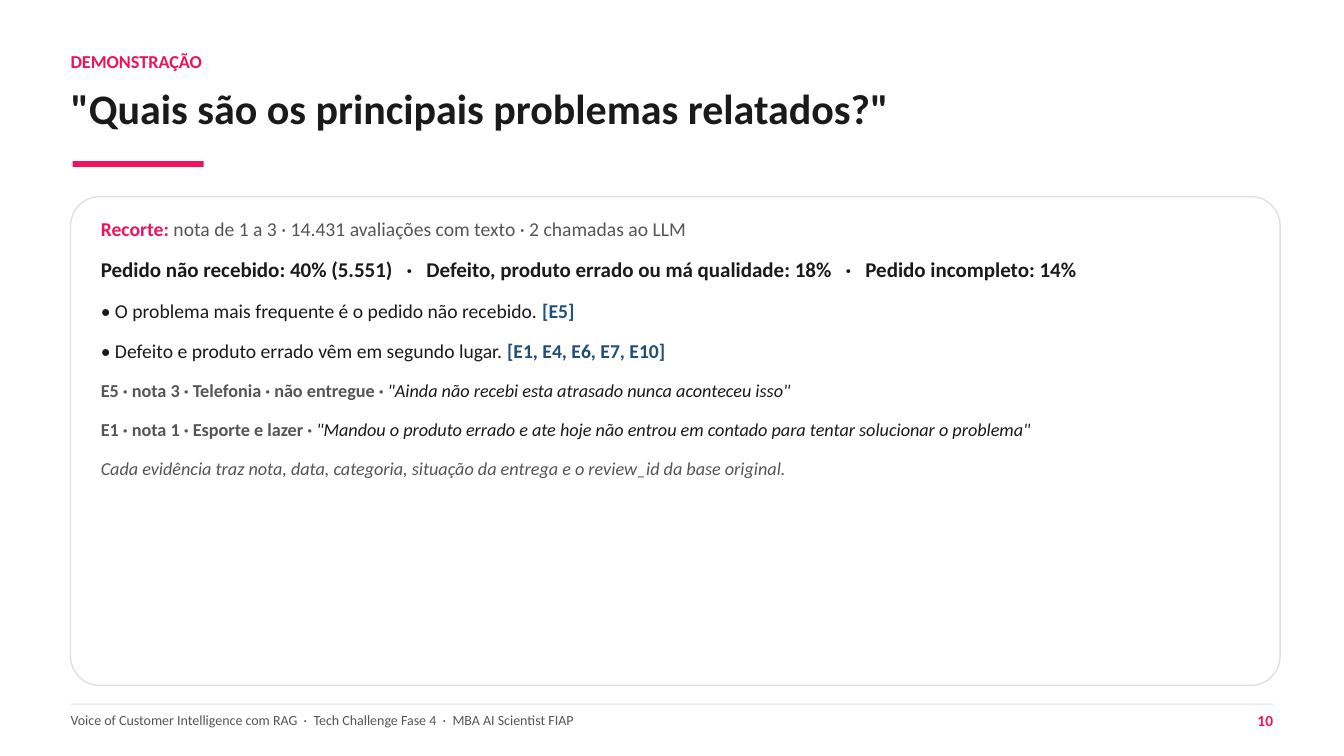
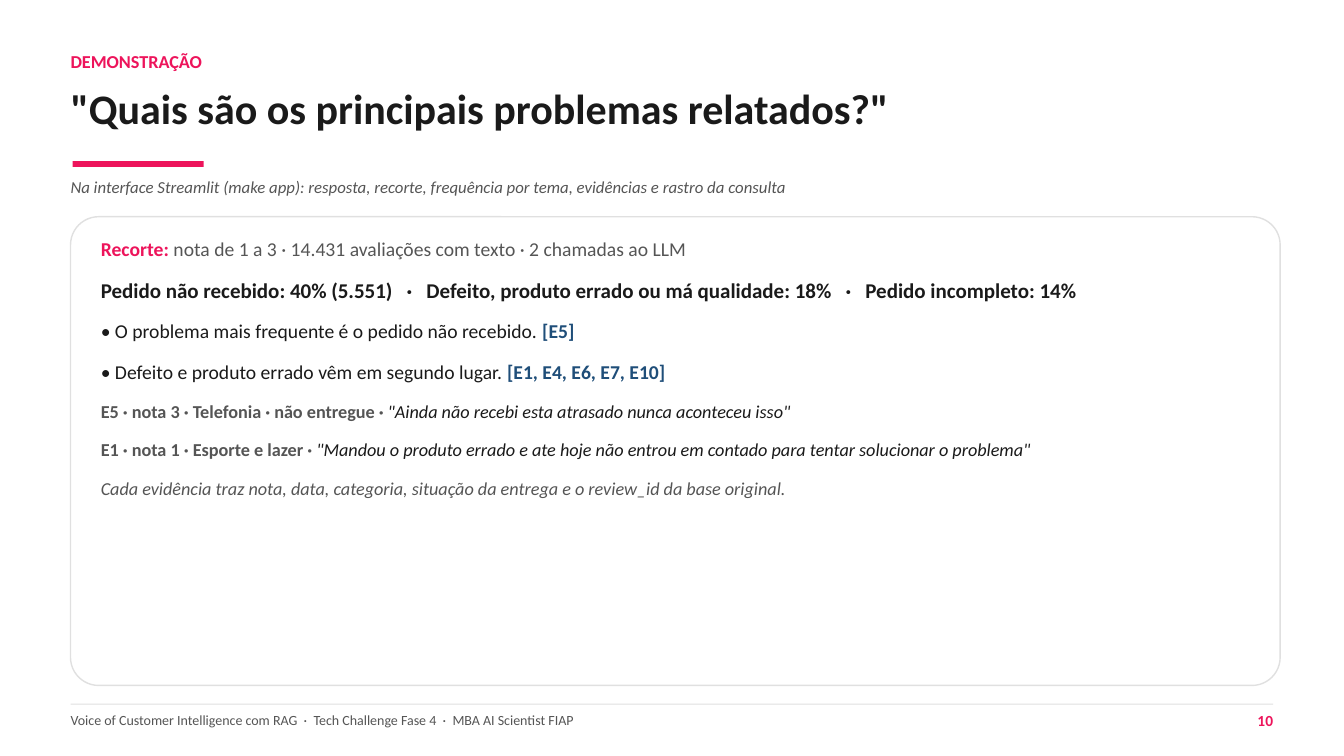
Before and after one commit to guillecosme/fiap-ai-scientist-tech-challenge-fase-04, a slide deck: slide 10 of reports/slides/RM372204 - Guilherme Cosme - Tech Challenge Fase 04.pptx. Drawn at 1344x756 pixels with LibreOffice and Linux fonts; fonts in the diff are those of the drawing. Boxes give left, top, right and bottom in pixels: in the first picture for what was removed or moved away, otherwise in the second. Text is boxed around its words. In the diff, an @@ line names an element or a change of style, - is before the commit and + after.

```diff
--- a/reports/slides/RM372204 - Guilherme Cosme - Tech Challenge Fase 04.pptx
+++ b/reports/slides/RM372204 - Guilherme Cosme - Tech Challenge Fase 04.pptx
@@ text added at [71, 181, 785, 196], 12 pt, text #555555, italic @@
+Na interface Streamlit (make app): resposta, recorte, frequência por tema, evidências e rastro da consulta
@@ rounded rectangle: place and size @@
-rounded rectangle at [71, 197, 1280, 686]
+rounded rectangle at [71, 217, 1280, 686]
@@ text "Recorte: nota de 1 a ...": place and size @@
-text "Recorte: nota de 1 a ..." at [101, 222, 1077, 478]
+text "Recorte: nota de 1 a ..." at [101, 242, 1077, 498]
```
Also in this commit, not shown: 4 other slides changed, 2 other files.
